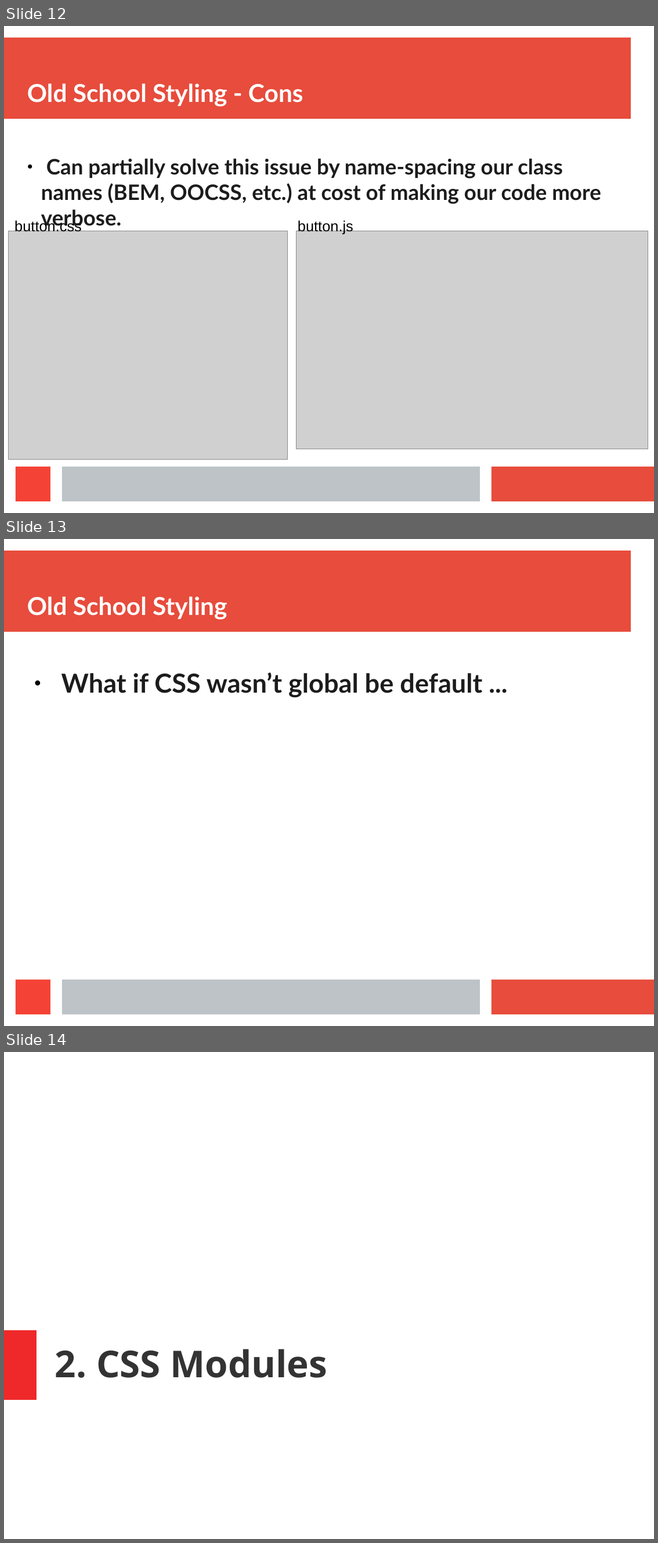
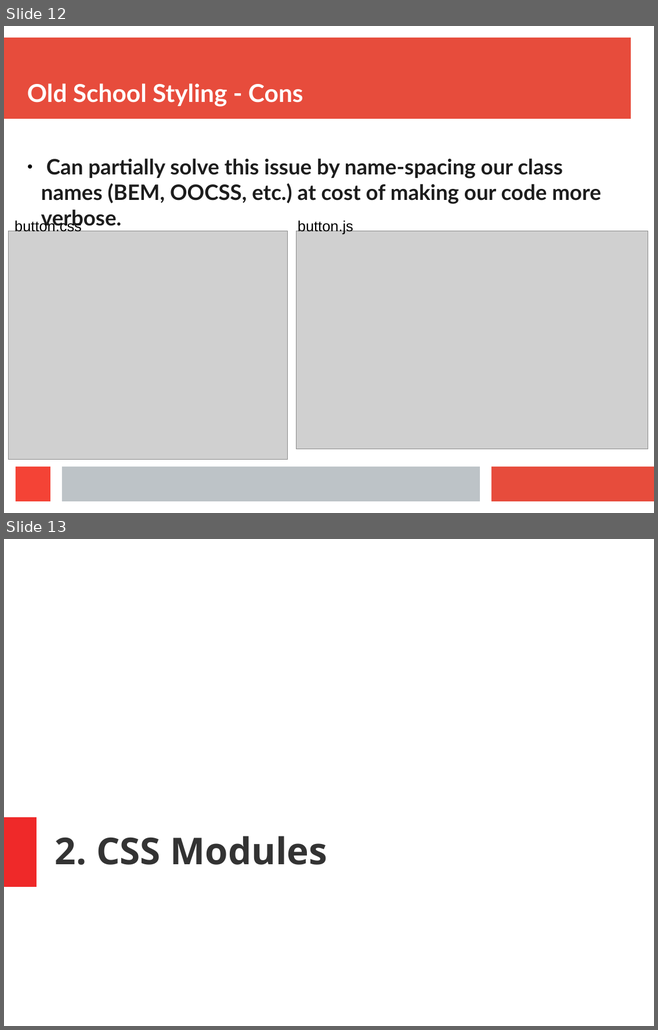
Before and after one commit to aruberto/styling-javascript-components, a slide deck: styling_react_components.odp. Shown one above the other, each under a label of ours: slides 12, 13 and 14 before the commit, slides 12 and 13 after it. The pictures are 658x1543 and 658x1030 pixels, drawn with LibreOffice and Linux fonts; fonts in the diff are those of the drawing; grey boxes stand for pictures. Boxes give left, top, right and bottom in pixels: in the first picture for what was removed or moved away, otherwise in the second. Text is boxed around its words. In the diff, an @@ line names an element or a change of style, - is before the commit and + after.

```diff
--- a/styling_react_components.odp
+++ b/styling_react_components.odp
@@ slide 13 removed at bbox=[4, 539, 654, 1026], background #FFFFFF; not listed: 4 template elements that a slide beside it also shows @@
@@ title removed at bbox=[27, 596, 227, 620] @@
-Old School Styling
@@ text removed at bbox=[61, 672, 482, 697] @@
-● What if CSS wasn’t global be default ...
@@ what was slide 14 is now slide 13 @@
```
Also in this commit, not shown: 2 slides changed, 5 slides added, 1 other slide removed, 1 other file.
